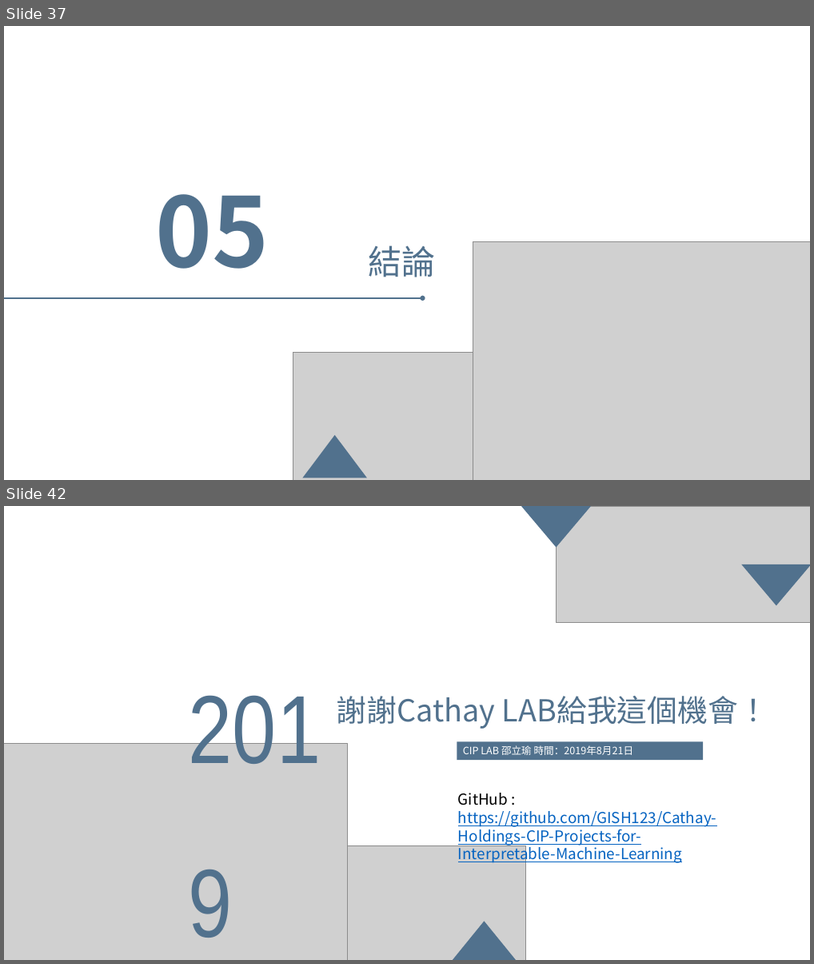
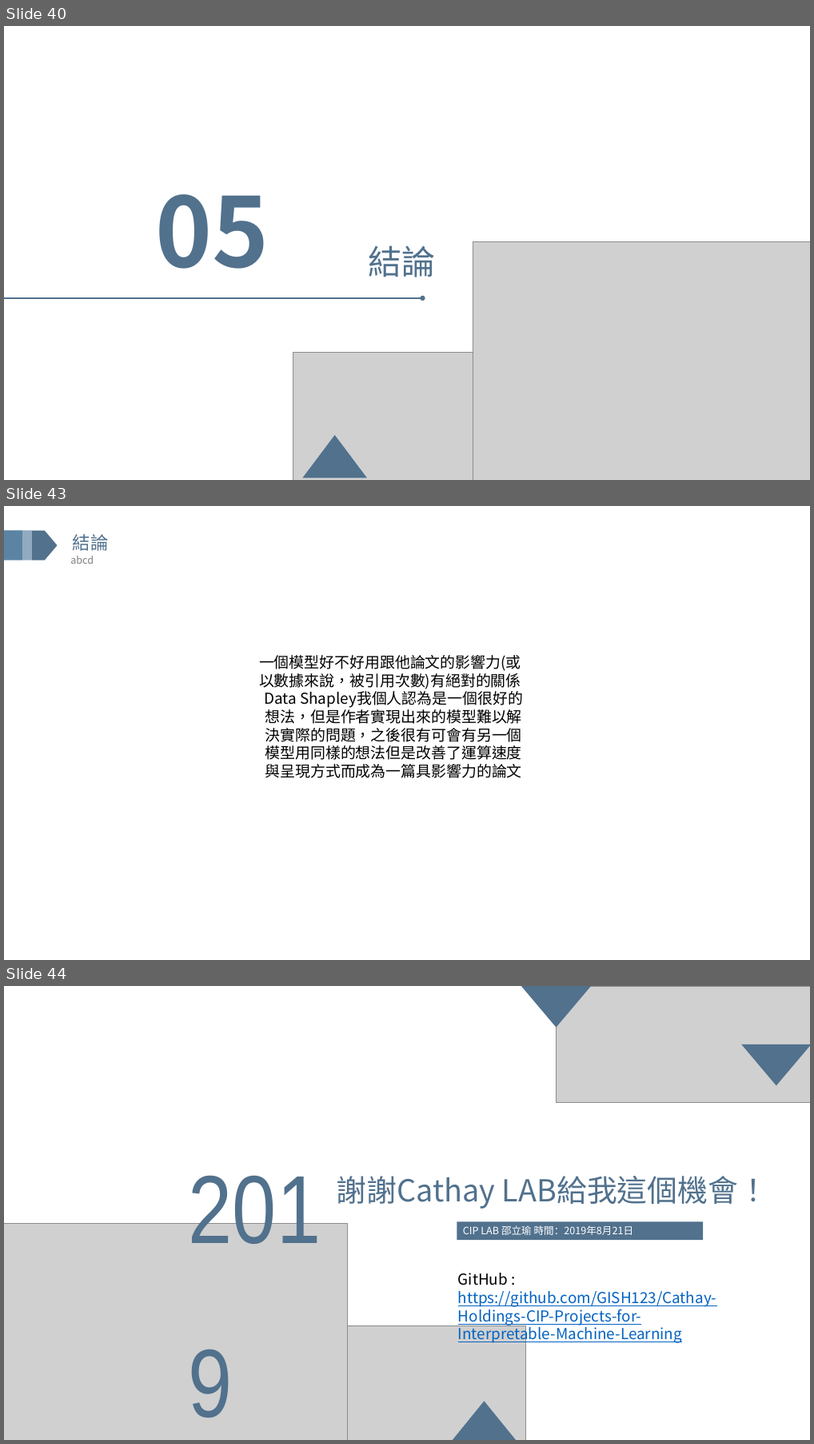
Before and after one commit to GISH123/Cathay-Holdings-CIP-Projects-for-Interpretable-Machine-Learning, a slide deck: IML(version 1,detailed).pptx. Shown one above the other, each under a label of ours: slides 37 and 42 before the commit, slides 40, 43 and 44 after it; the slides between them are not shown. The pictures are 814x964 and 814x1444 pixels, drawn with LibreOffice and Linux fonts; fonts in the diff are those of the drawing; grey boxes stand for pictures. Boxes give left, top, right and bottom in pixels: in the first picture for what was removed or moved away, otherwise in the second. Text is boxed around its words. In the diff, an @@ line names an element or a change of style, - is before the commit and + after.

```diff
--- a/IML(version 1,detailed).pptx
+++ b/IML(version 1,detailed).pptx
@@ slide 43 added at bbox=[4, 506, 810, 960], background #FFFFFF @@
@@ rectangle added at bbox=[4, 530, 22, 560], fill #5B83A4 @@
@@ rectangle added at bbox=[22, 530, 33, 560], fill #91AAC0 @@
@@ pentagon arrow added at bbox=[32, 531, 58, 560], fill #51718D @@
@@ text added at bbox=[73, 534, 109, 551], 21.3 pt, text #51718D @@
+結論
@@ text added at bbox=[70, 556, 94, 564], 12 pt, text #808080 @@
+abcd
@@ text added at bbox=[259, 655, 522, 778], 18 pt, text #000000 @@
+一個模型好不好用跟他論文的影響力(或以數據來說，被引用次數)有絕對的關係
+Data Shapley我個人認為是一個很好的想法，但是作者實現出來的模型難以解決實際的問題，之後很有可會有另一個模型用同樣的想法但是改善了運算速度與呈現方式而成為一篇具影響力的論文
@@ what was slide 37 is now slide 40 @@
@@ what was slide 42 is now slide 44 @@
```
Also in this commit, not shown: 5 slides changed, 6 other slides added, 5 slides removed.
